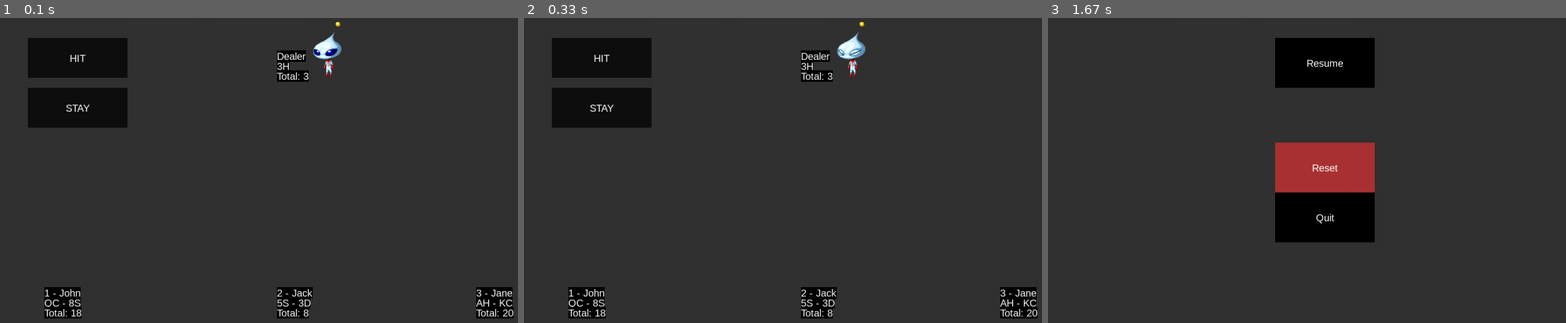
Above: before the commit, frames 1-3 (left to right).
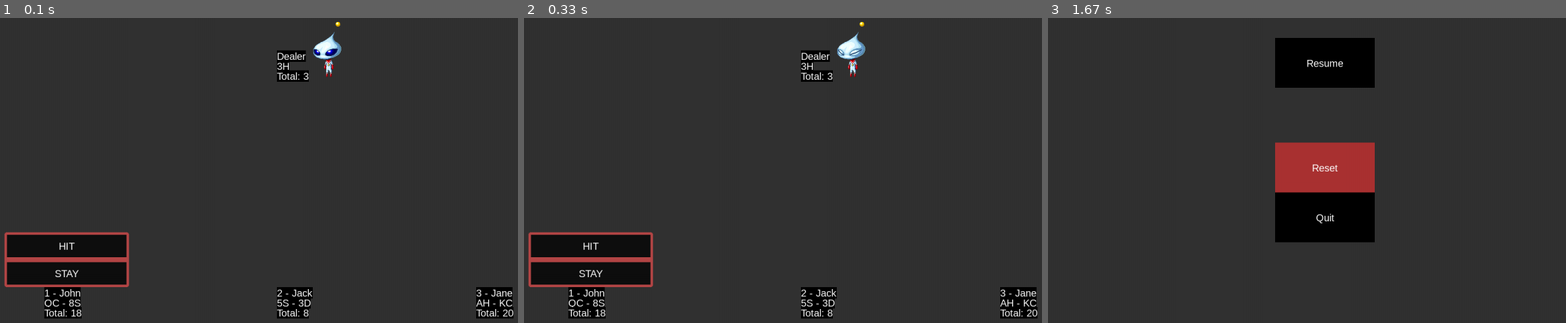
Above: after the commit, the same moments.

Repository: ekoret/blackjack-py
Game: pygame game, started from main.py
Same seed, same stepped clock (60 frames per second), same inputs: the game is played once before the commit and once after it.
Inputs:
- Up to frame 1 (0.1 s): no input
- Up to frame 2 (0.33 s): no input
- Up to frame 3 (1.67 s): tap Space at 0.33 s

The runs differ from the first frame. In frame 1, 9.3% of the frame differs, in the area x 0-25%, y 6-89%; in frame 2, 9.3%; in frame 3, nothing differs.

Commit message:
fix layout and multiple click issue by moving events

Diff:
--- a/player_menu.py
+++ b/player_menu.py
@@ -7,15 +7,35 @@
     def __init__(self, game):
         self.game = game
 
-        self.height = 200
+        self.height = 110
         self.width = 250
-        self.x_offset = 60
-        self.y_offset = 100
+
+        self.x_offset = 80
+        self.y_offset = 110
+
         self.bg_colour = (0, 0, 0)
         self.text_colour = (255, 255, 255)
-        self.buttons = [GameButton(100, 100, 200, 80, "HIT", 20, "Arial", (255, 255, 255), (15, 15, 15), (25, 25, 25)),
-                        GameButton(100, 200, 200, 80, "STAY", 20, "Arial", (255, 255, 255), (15, 15, 15), (25, 25, 25))]
+
+        self.buttons = [GameButton(100, 100, self.width - 10, (self.height // 2) - 10, "HIT", 20, "Arial", (255, 255, 255), (15, 15, 15), (25, 25, 25)),
+                        GameButton(100, 150, self.width - 10, (self.height // 2 - 10), "STAY", 20, "Arial", (255, 255, 255), (15, 15, 15), (25, 25, 25))]
 
     def draw(self, player):
-        for button in self.buttons:
+
+        menu_rect = pygame.Rect(player.x - self.x_offset, player.y -
+                                self.y_offset, self.width, self.height)
+
+        """Draw menu container"""
+        pygame.draw.rect(self.game.screen, (180, 70, 70), menu_rect, 0, 4)
+
+        """Draw menu buttons"""
+        for i, button in enumerate(self.buttons):
+            """Changing position of buttons"""
+            x = menu_rect.centerx
+            y = menu_rect.y + 27 + (i * self.height // 2)
+            button.rect.center = (x, y)
+
+            """Change position of font to new button position"""
+            button.surface_rect = button.surface.get_rect(
+                center=button.rect.center)
+
             button.draw(self.game.screen)
